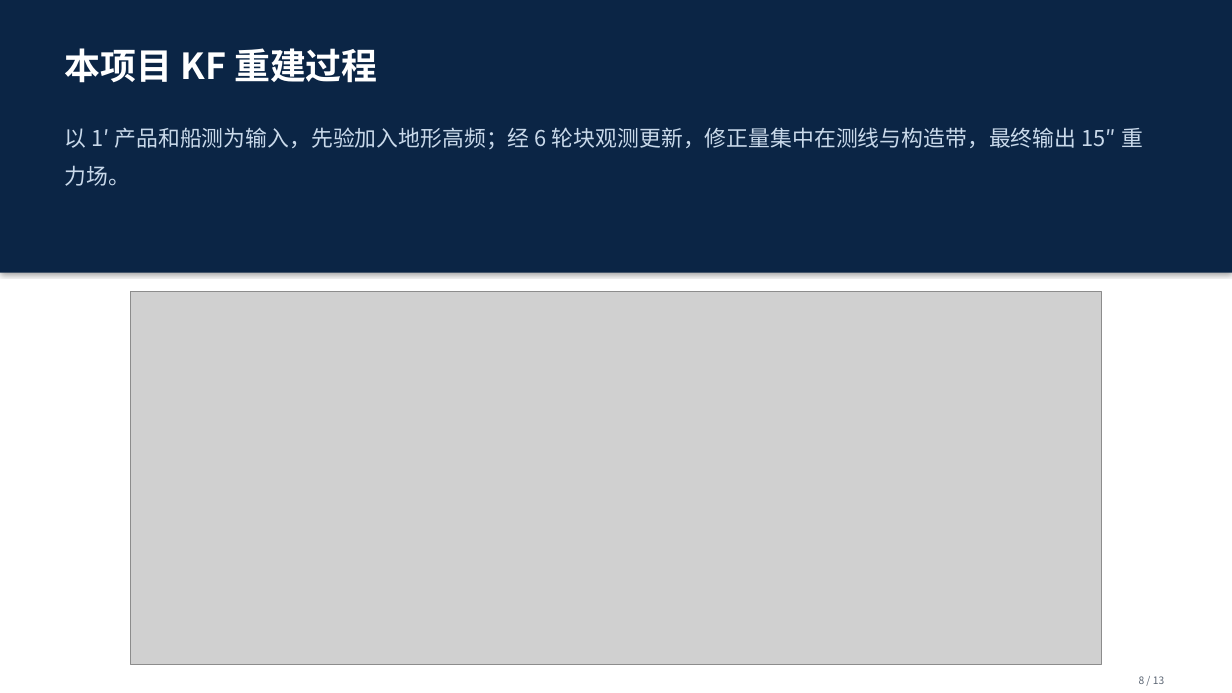
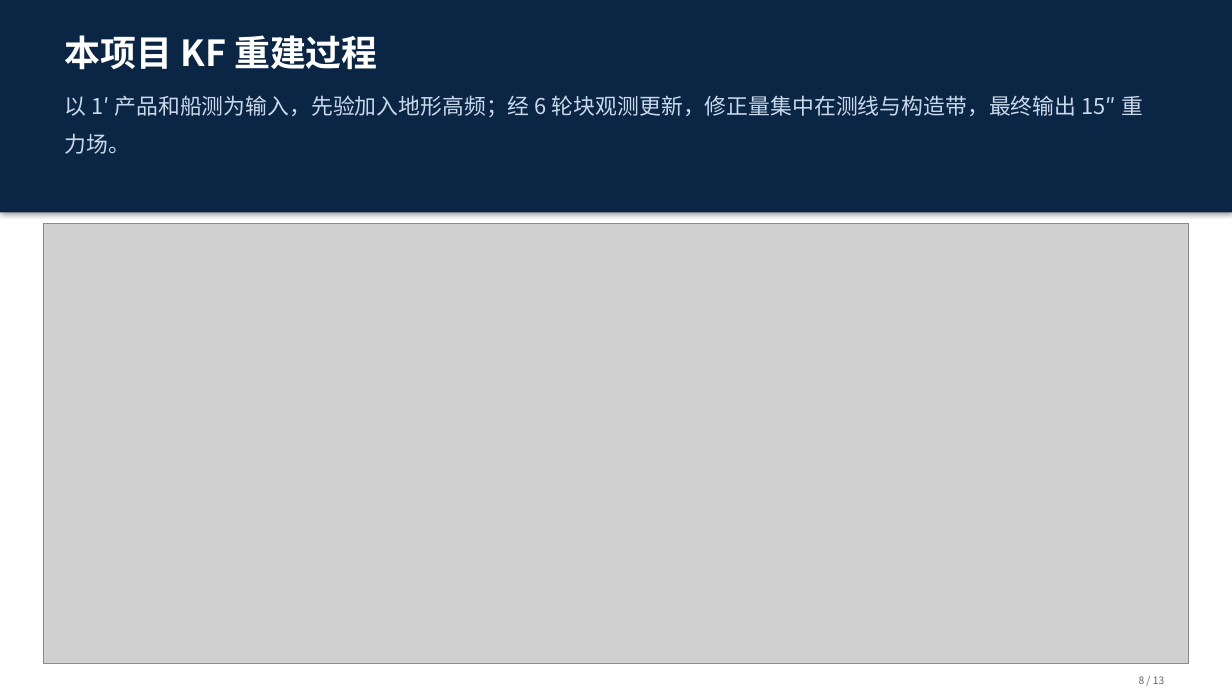
Before and after one commit to shuyunkai/kalman_gravity, a slide deck: slide 8 of ppt/汇报_新结构_13页.pptx. Drawn at 1232x693 pixels with LibreOffice and Linux fonts; fonts in the diff are those of the drawing; grey boxes stand for pictures. Boxes give left, top, right and bottom in pixels: in the first picture for what was removed or moved away, otherwise in the second. Text is boxed around its words. In the diff, an @@ line names an element or a change of style, - is before the commit and + after.

```diff
--- a/ppt/汇报_新结构_13页.pptx
+++ b/ppt/汇报_新结构_13页.pptx
@@ rectangle: place and size @@
-rectangle at box(0, 0, 1232, 273)
+rectangle at box(0, 0, 1232, 213)
@@ text "本项目 KF 重建过程": place and size @@
-text "本项目 KF 重建过程" at box(65, 48, 378, 83)
+text "本项目 KF 重建过程" at box(65, 35, 378, 70)
@@ text "以 1′ 产品和船测为输入，先验加入地形高频；经 6 轮块观测更新，修正量集中在测线与构造带，最终输出 ...": place and size @@
-text "以 1′ 产品和船测为输入，先验加入地形高频；经 6 轮块观测更新，修正量集中在测线与构造带，最终输出 ..." at box(65, 127, 1143, 186)
+text "以 1′ 产品和船测为输入，先验加入地形高频；经 6 轮块观测更新，修正量集中在测线与构造带，最终输出 ..." at box(65, 95, 1143, 154)
@@ picture: place and size @@
-picture at box(130, 292, 1101, 665)
+picture at box(43, 224, 1189, 664)
```
Also in this commit, not shown: 12 other slides changed, 3 other files.
